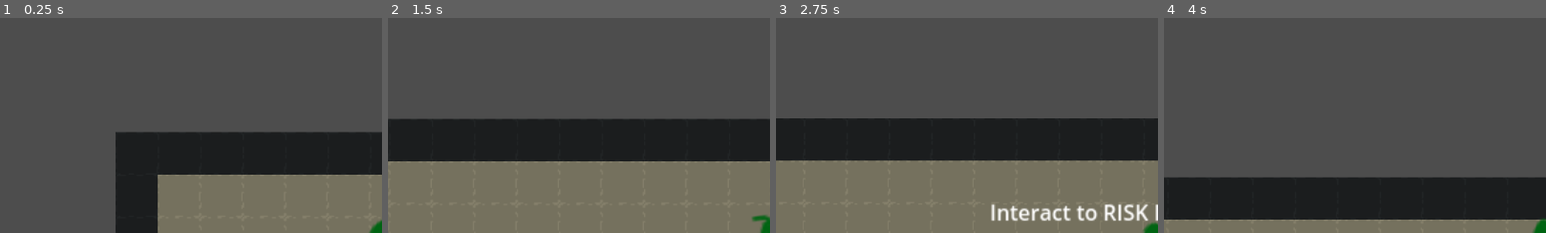
Above: before the commit, frames 1-4 (left to right).
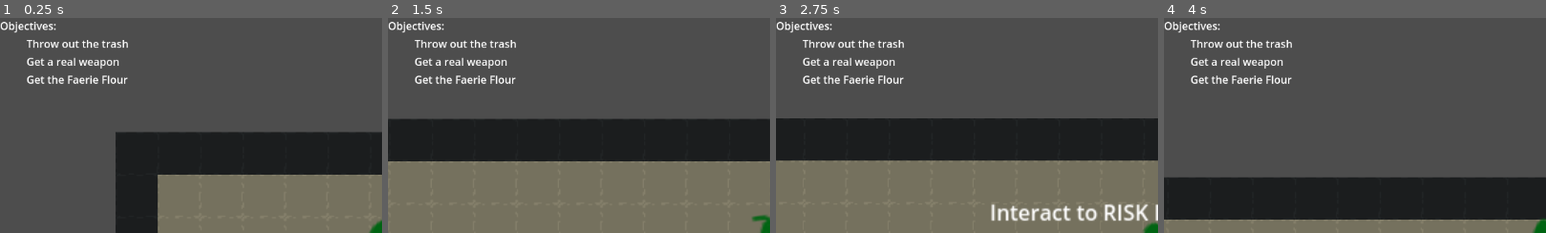
Above: after the commit, the same moments.

Repository: BobWizardLad/risk-it-for-the-biscuit
Game: Godot game, scene res://levels/trial_one.tscn
The game is run twice, just before and just after one commit, with the same random seed, the same clock (stepped at 60 frames per second) and the same inputs.
Inputs (mouse positions are % of the whole screen's width and height, from its top left):
- Up to frame 1 (0.25 s): no input
- Up to frame 2 (1.5 s): tap Enter at 0.5 s; move the mouse to (72, 45) at 0.52 s; press the mouse at (72, 45) at 0.53 s; hold Right (ui_right) 0.53-1.28 s; move the mouse to (30, 55) at 1.27 s; release the mouse at (30, 55) at 1.28 s; hold Down (ui_down) from 1.28 s (still down); click (30, 55) at 1.35 s
- Up to frame 3 (2.75 s): tap Space at 2 s; move the mouse to (60, 28) at 2.02 s; release Down (ui_down) at 2.03 s; press the mouse at (60, 28) at 2.03 s; hold Right (ui_right) from 2.03 s (still down)
- Up to frame 4 (4 s): move the mouse to (45, 70) at 2.77 s; release Right (ui_right) at 2.78 s; release the mouse at (45, 70) at 2.78 s; hold Up (ui_up) 2.78-3.53 s; click (45, 70) at 2.85 s; tap Enter at 3.5 s; move the mouse to (80, 65) at 3.52 s; press the mouse at (80, 65) at 3.53 s; hold Left (ui_left) from 3.53 s (still down)
The pictures show only the part of the screen within x 0-50%, y 0-50%; the shares and areas given below are measured in that part.

The runs differ from the first frame. In frame 1, 1.8% of the frame differs, in the area x 0-34%, y 1-31%; in frame 2, 1.8%; in frame 3, 1.8%; in frame 4, 1.8%.

Commit message:
Added objectiveanchor to the trial_one scene

Diff:
--- a/bake-hard/levels/trial_one.tscn
+++ b/bake-hard/levels/trial_one.tscn
@@ -6,8 +6,9 @@
 [ext_resource type="PackedScene" uid="uid://dsrxn2yh60amq" path="res://scenes/display_case.tscn" id="3_6fbs3"]
 [ext_resource type="PackedScene" uid="uid://bh0jp6fnt0a3j" path="res://scenes/player.tscn" id="4_3ldgl"]
 [ext_resource type="PackedScene" uid="uid://b5nnmo0ay5p5i" path="res://scenes/level_start_animate.tscn" id="5_wmqr4"]
-[ext_resource type="PackedScene" path="res://scenes/shadow.tscn" id="6_5v33j"]
-[ext_resource type="PackedScene" path="res://scenes/shadow_trigger.tscn" id="7_m7c1x"]
+[ext_resource type="PackedScene" uid="uid://b1uu3yvuuepkp" path="res://scenes/shadow.tscn" id="6_5v33j"]
+[ext_resource type="PackedScene" uid="uid://clglams5l37cq" path="res://scenes/shadow_trigger.tscn" id="7_m7c1x"]
+[ext_resource type="PackedScene" uid="uid://c5q7d0q0bedlq" path="res://scenes/objectives_anchor.tscn" id="7_wp84y"]
 
 [node name="TrialOne" type="Node2D" node_paths=PackedStringArray("death_text")]
 script = ExtResource("1_6fbs3")
@@ -96,6 +97,8 @@
 scale = Vector2(10, 10)
 text = "You Died"
 
+[node name="ObjectivesAnchor" parent="CanvasLayer" instance=ExtResource("7_wp84y")]
+
 [node name="Shadows" type="Node2D" parent="."]
 
 [node name="Shadow" parent="Shadows" node_paths=PackedStringArray("shadow_triggers") instance=ExtResource("6_5v33j")]
Not shown: 1 places in bake-hard/levels/trial_one.tscn that only renumber resources
